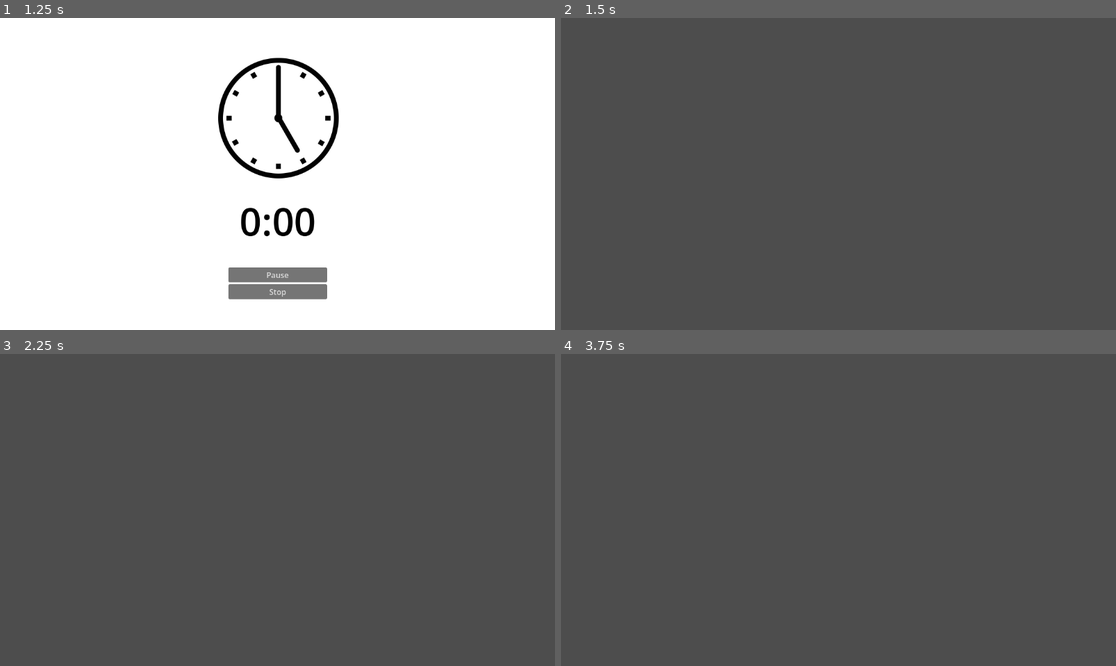
Above: before the commit, frames 1-4 (two rows, left to right).
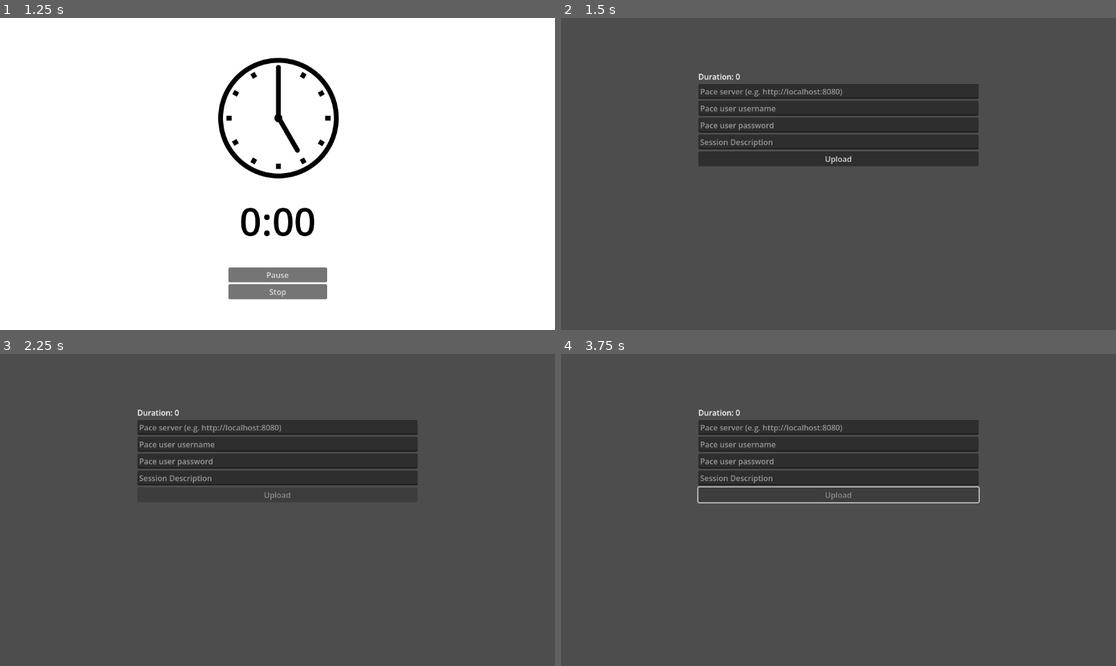
Above: after the commit, the same moments.

Repository: VeryUsual/pace
Game: Godot game, scene res://scenes/main_scene.tscn
Same seed, same stepped clock (60 frames per second), same inputs: the game is played once before the commit and once after it.
Inputs (mouse positions are in pixels of both pictures, inside the frame that each line leads up to):
- Up to frame 1 (1.25 s): click "Start" at 0.5 s
- Up to frame 2 (1.5 s): click "Stop" at 1.25 s
- Up to frame 3 (2.25 s): click (277, 494) at 2 s, where only the run after the commit has a clickable "Upload"
- Up to frame 4 (3.75 s): move the mouse to (960, 494) at 2.77 s; hold Right 2.78-3.53 s; tap Alt at 2.85 s; click (960, 494) at 2.92 s; move the mouse to (727, 525) at 3.52 s; hold Down from 3.53 s (still down); tap Shift at 3.6 s

Frame 1 is identical in both runs. In frame 2, 12% of the frame differs, in the area x 24-76%, y 17-48%; in frame 3, 9.3%; in frame 4, 9.8%.

Commit message:
timer & uploading

Diff:
--- a/PaceClientApp/scenes/upload_scene.tscn
+++ b/PaceClientApp/scenes/upload_scene.tscn
@@ -10,3 +10,44 @@
 grow_horizontal = 2
 grow_vertical = 2
 script = ExtResource("1_qn63u")
+
+[node name="VBoxContainer" type="VBoxContainer" parent="." unique_id=1317247699]
+layout_mode = 1
+anchors_preset = 8
+anchor_left = 0.5
+anchor_top = 0.5
+anchor_right = 0.5
+anchor_bottom = 0.5
+offset_left = -291.0
+offset_top = -214.0
+offset_right = 291.0
+offset_bottom = 214.0
+grow_horizontal = 2
+grow_vertical = 2
+
+[node name="DurationLabel" type="Label" parent="VBoxContainer" unique_id=1447163224]
+layout_mode = 2
+text = "Duration: 5 minutes"
+
+[node name="PaceServerInput" type="LineEdit" parent="VBoxContainer" unique_id=813592218]
+layout_mode = 2
+placeholder_text = "Pace server (e.g. http://localhost:8080)"
+
+[node name="PaceUsernameInput" type="LineEdit" parent="VBoxContainer" unique_id=484734486]
+layout_mode = 2
+placeholder_text = "Pace user username"
+
+[node name="PacePasswordInput" type="LineEdit" parent="VBoxContainer" unique_id=228128505]
+layout_mode = 2
+placeholder_text = "Pace user password"
+secret = true
+
+[node name="SessionDescInput" type="LineEdit" parent="VBoxContainer" unique_id=247355150]
+layout_mode = 2
+placeholder_text = "Session Description"
+
+[node name="UploadButton" type="Button" parent="VBoxContainer" unique_id=2088172413]
+layout_mode = 2
+text = "Upload"
+
+[connection signal="pressed" from="VBoxContainer/UploadButton" to="." method="_on_upload_button_pressed"]
--- a/PaceClientApp/scripts/upload_scene.gd
+++ b/PaceClientApp/scripts/upload_scene.gd
@@ -1,16 +1,40 @@
 extends Control
 
 func _ready() -> void:
-	print(Globals.time_length)
+	$VBoxContainer/DurationLabel.text = "Duration: " + str(int(round(Globals.time_length/60)))
+
+	var config = ConfigFile.new()
+	var error = config.load("user://serverconfig.cfg.pace")
+	if error == OK:
+		$VBoxContainer/PaceServerInput.text = config.get_value("serverconfig", "paceserver")
+		$VBoxContainer/PaceUsernameInput.text = config.get_value("serverconfig", "paceusername")
+		$VBoxContainer/PacePasswordInput.text = config.get_value("serverconfig", "pacepassword")
+
+func _on_upload_button_pressed() -> void:
+	$VBoxContainer/UploadButton.disabled = true
 	var http_req = HTTPRequest.new()
 	add_child(http_req)
 	http_req.connect("request_completed", _on_upload_completed)
-	var user = "admin"
-	var password = "1234"
+	var user = $VBoxContainer/PaceUsernameInput.text
+	var password = $VBoxContainer/PacePasswordInput.text
 	var auth=str("Basic ", Marshalls.utf8_to_base64(str(user, ":", password)))
 	var headers=["Content-Type: application/json","Authorization: "+auth]
-	var error = http_req.request("http://localhost:8080/api/session/create?length=" + str(int(round(Globals.time_length/60))) + "&desc=Description", headers)
+	var error = http_req.request($VBoxContainer/PaceServerInput.text + "/api/session/create?length=" + str(int(round(Globals.time_length/60))) + "&desc=" + $VBoxContainer/SessionDescInput.text.uri_encode(), headers)
 
 func _on_upload_completed(result, response_code, headers, body):
 	print("upload done")
 	print(body.get_string_from_utf8())
+	if response_code == 200:
+		$VBoxContainer/UploadButton.text = "Upload Successful"
+
+		var config = ConfigFile.new()
+		config.set_value("serverconfig", "paceserver", $VBoxContainer/PaceServerInput.text)
+		config.set_value("serverconfig", "paceusername", $VBoxContainer/PaceUsernameInput.text)
+		config.set_value("serverconfig", "pacepassword", $VBoxContainer/PacePasswordInput.text)
+		config.save("user://serverconfig.cfg.pace")
+
+		await get_tree().create_timer(0.4).timeout
+		get_tree().change_scene_to_file("res://scenes/main_scene.tscn")
+	else:
+		$VBoxContainer/UploadButton.text = "Upload Failed, Try Again"
+		$VBoxContainer/UploadButton.disabled = false
